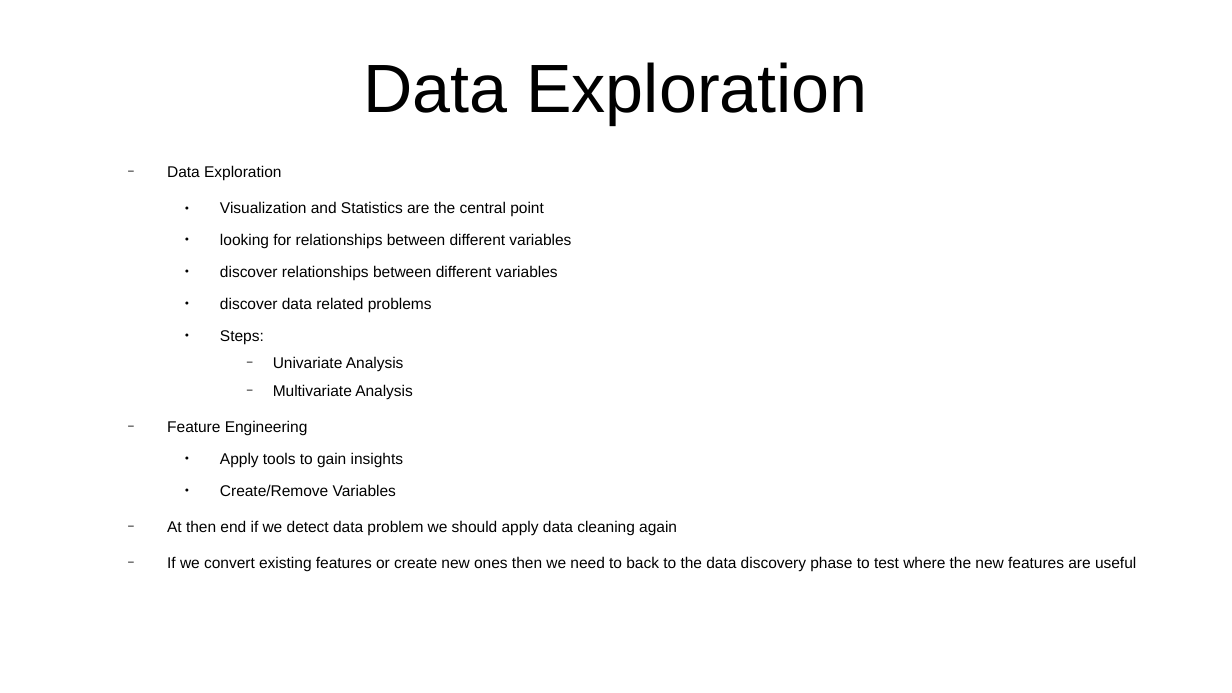
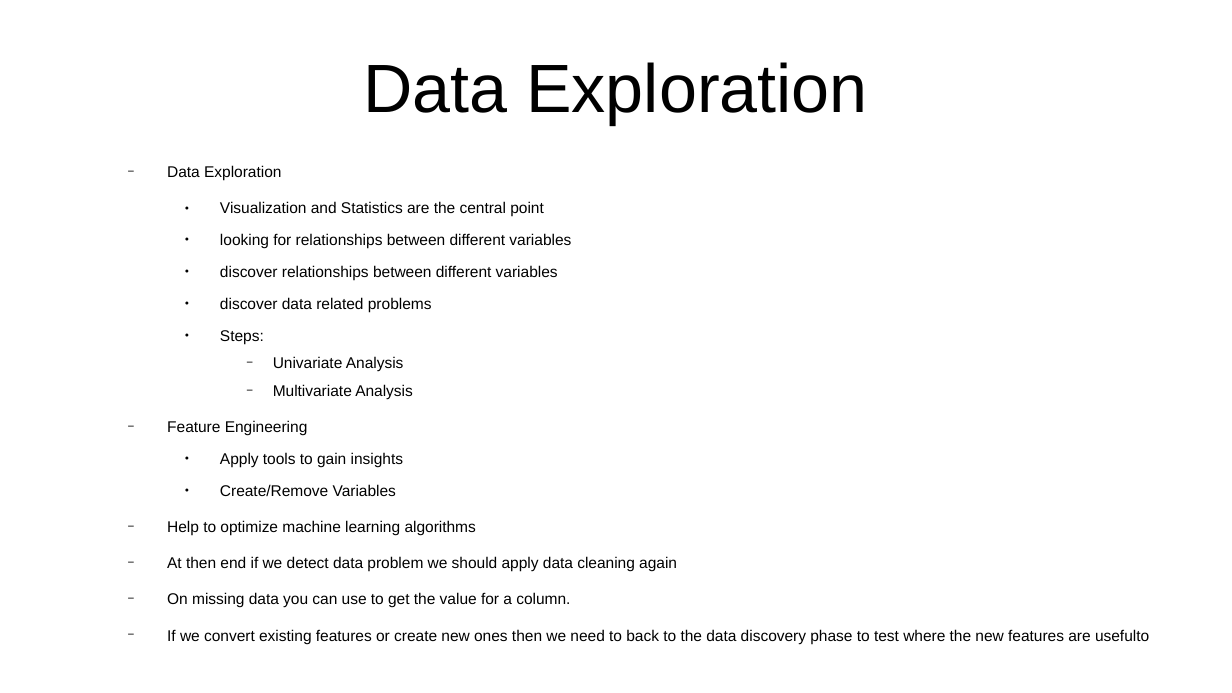
Before and after one commit to CharlesStockman/dataScience, a slide deck: slide 3 of magnimindAcademy/data_exploration/DataExploration.odp. Drawn at 1232x693 pixels with LibreOffice and Linux fonts; fonts in the diff are those of the drawing. Boxes give left, top, right and bottom in pixels: in the first picture for what was removed or moved away, otherwise in the second. Text is boxed around its words. In the diff, an @@ line names an element or a change of style, - is before the commit and + after.

```diff
--- a/magnimindAcademy/data_exploration/DataExploration.odp
+++ b/magnimindAcademy/data_exploration/DataExploration.odp
@@ text at (167,520,476,535): paragraph added @@
+  − Help to optimize machine learning algorithms
@@ text at (167,592,1149,644): text changed @@
-  − If we convert existing features or create new ones then we need to back to the data discovery phase to test where the new features are useful
+  − On missing data you can use to get the value for a column.
+  − If we convert existing features or create new ones then we need to back to the data discovery phase to test where the new features are usefulto
```
Also in this commit, not shown: 5 other slides changed, 4 other files.
